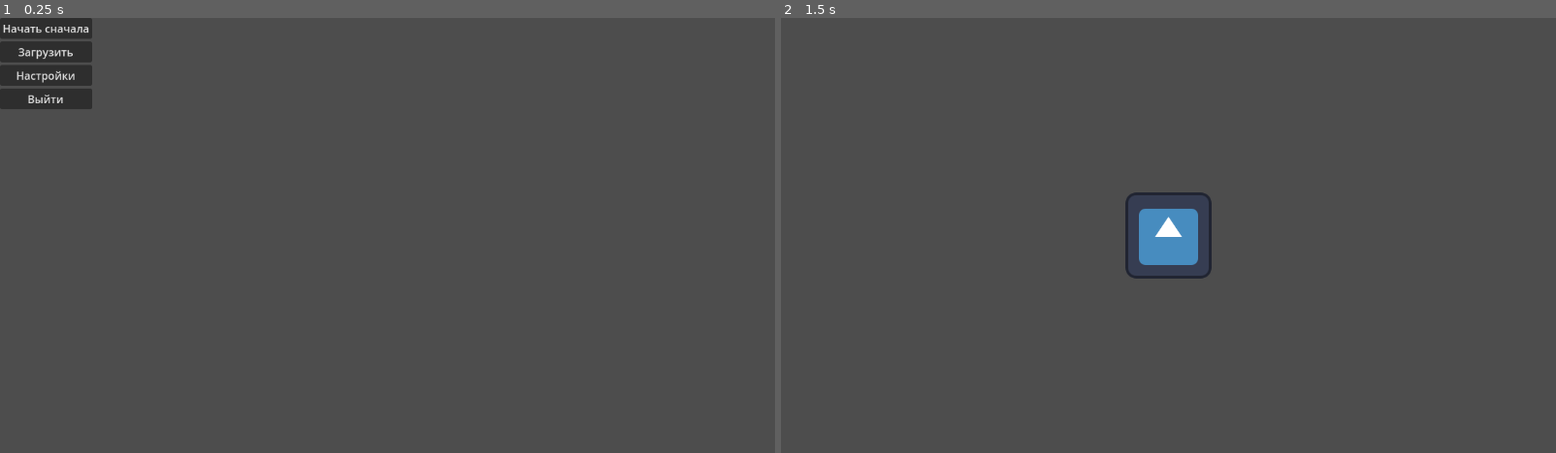
Above: before the commit, frames 1-2 (left to right).
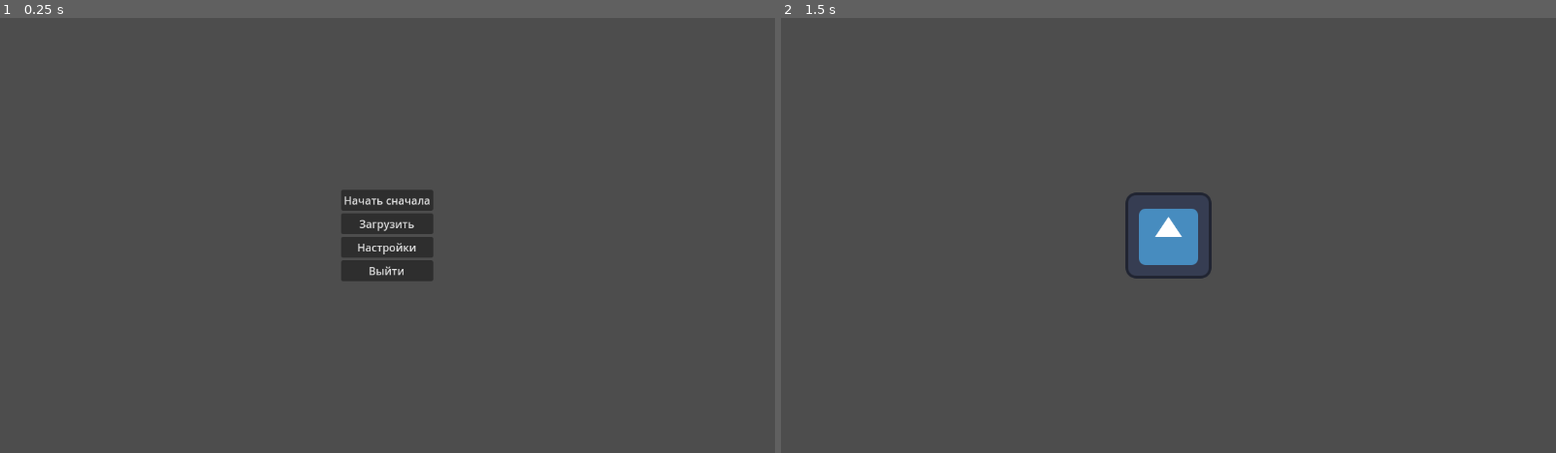
Above: after the commit, the same moments.

Repository: NikolaySus/GodotTesting
Game: Godot game, scene res://scenes/main.tscn
The game is run twice, just before and just after one commit, with the same random seed, the same clock (stepped at 60 frames per second) and the same inputs. The engine's default icon, where the game draws it, is replaced by a stand-in: a white triangle on a blue panel in a dark square.
Inputs:
- Up to frame 1 (0.25 s): no input
- Up to frame 2 (1.5 s): click "Загрузить" at 0.5 s; tap Enter at 1.25 s

The runs differ from the first frame. In frame 1, 4.2% of the frame differs, in the area x 0-56%, y 0-61%; in frame 2, nothing differs.

Commit message:
смерджил с обновленным девом, куча фиксов

Diff:
--- a/scenes/pages/gameStart.tscn
+++ b/scenes/pages/gameStart.tscn
@@ -6,16 +6,11 @@
 [sub_resource type="GDScript" id="GDScript_du1j1"]
 script/source = "extends Node
 
-
-# Called when the node enters the scene tree for the first time.
 func _ready():
 	self.get_child(1).hide()
 
-# Called every frame. 'delta' is the elapsed time since the previous frame.
 func _process(_delta):
 	if Input.is_action_just_pressed(\"escape\"):
-		#var is_visible = self.get_child(1).visible
-		#self.get_child(1).set_visible(!is_visible)
 		self.get_child(1).set_visibility(!self.get_child(1).get_visibility())
 "
 
--- a/scenes/pages/mainMenu.tscn
+++ b/scenes/pages/mainMenu.tscn
@@ -1,16 +1,23 @@
-[gd_scene load_steps=2 format=3 uid="uid://bvgbmq6w24sh3"]
+[gd_scene load_steps=2 format=3 uid="uid://drthtkqfwixcd"]
 
 [ext_resource type="Script" path="res://scripts/pages/mainMenu.gd" id="1_mj2yl"]
 
 [node name="mainMenu" type="Control"]
 layout_mode = 3
-anchors_preset = 0
+anchors_preset = 15
+anchor_right = 1.0
+anchor_bottom = 1.0
+grow_horizontal = 2
+grow_vertical = 2
 script = ExtResource("1_mj2yl")
 
 [node name="CenterContainer" type="CenterContainer" parent="."]
-layout_mode = 0
-offset_right = 40.0
-offset_bottom = 40.0
+layout_mode = 1
+anchors_preset = 15
+anchor_right = 1.0
+anchor_bottom = 1.0
+grow_horizontal = 2
+grow_vertical = 2
 
 [node name="MarginContainer" type="MarginContainer" parent="CenterContainer"]
 layout_mode = 2
--- a/scripts/hud/gameStart.gd
+++ b/scripts/hud/gameStart.gd
@@ -7,10 +7,8 @@
 	self.visible = val
 
 func _on_continue_button_pressed():
-	#$".".get_child(0).set_visible(false)
 	self.set_visibility(false)
 
 func _on_main_menu_button_pressed():
-	print_debug("Going to main menu")
-	#$".".get_child(0).set_visible(false)
 	self.set_visibility(false)
+	get_tree().change_scene_to_file("res://scenes/pages/mainMenu.tscn")
Not shown: 1 places in scenes/main.tscn that only renumber resources
